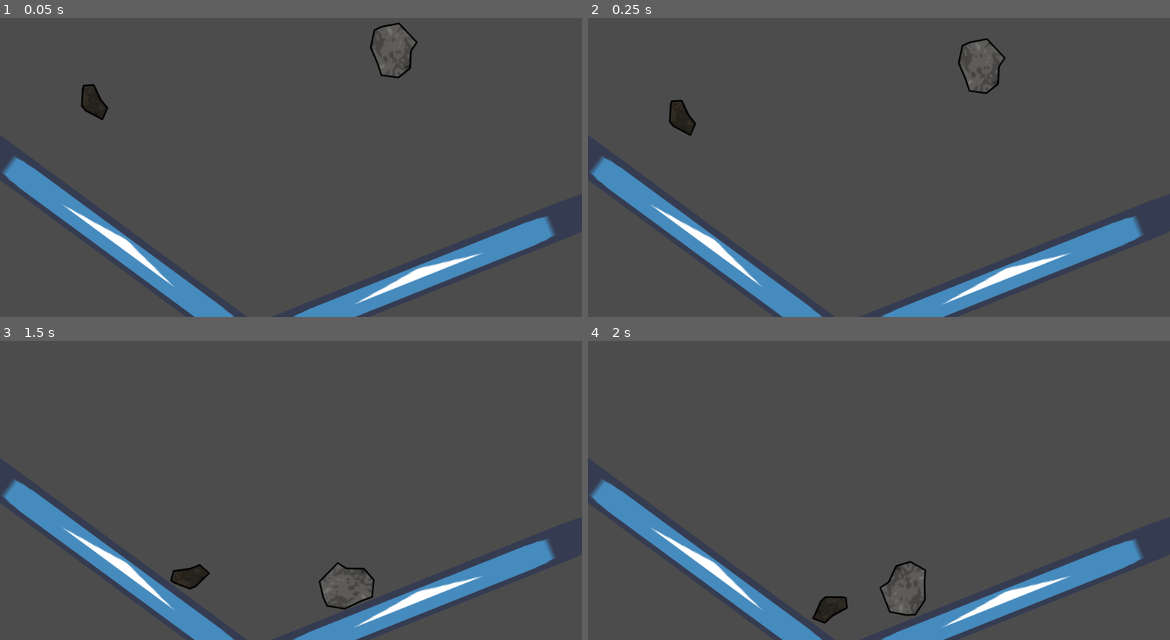
Above: before the commit, frames 1-4 (two rows, left to right).
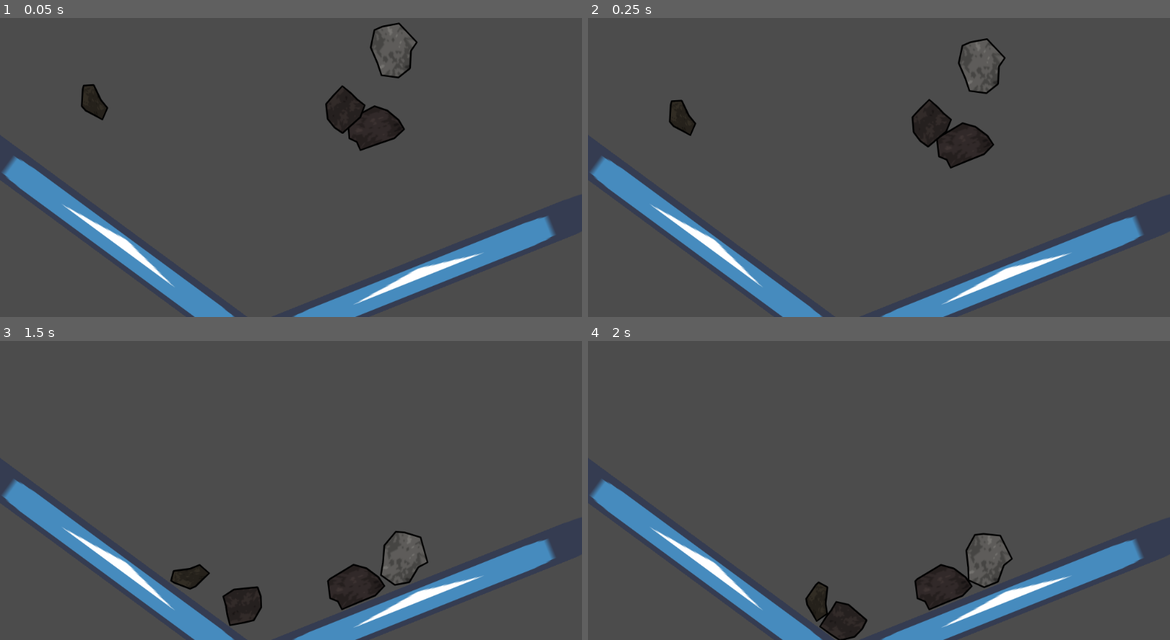
Above: after the commit, the same moments.

Repository: ebrahimebrahim/knock-the-rock
Game: Godot game, scene res://Main.tscn
Two runs of this game, one before a commit and one after it. Both use one fixed random seed, a clock stepped at 60 frames per second and the inputs below. The engine's default icon, where the game draws it, is replaced by a stand-in: a white triangle on a blue panel in a dark square.
Inputs (mouse positions are in pixels of both pictures, inside the frame that each line leads up to):
- Up to frame 1 (0.05 s): no input
- Up to frame 2 (0.25 s): no input
- Up to frame 3 (1.5 s): move the mouse to (419, 451) at 0.52 s; click (419, 451) at 0.67 s; move the mouse to (174, 487) at 1.27 s; click (174, 487) at 1.42 s
- Up to frame 4 (2 s): no input

The runs differ from the first frame. In frame 1, 1.6% of the frame differs, in the area x 55-70%, y 22-45%; in frame 2, 1.7%; in frame 3, 1.9%; in frame 4, 2.4%, in the area x 37-73%, y 64-100%.

Commit message:
rocks now each have their own audio player, and there's a cooldown for each rock knock

Diff:
--- a/ktr/Main.gd
+++ b/ktr/Main.gd
@@ -2,11 +2,9 @@
 
 const Rock = preload("res://Rock.gd")
 
-
 func _ready():
 	randomize()
-	for i in range(2):
+	for _i in range(4):
 		var rock : Rock = Rock.new()
 		add_child(rock)
 		rock.set_position(Vector2(rand_range(100,900),rand_range(0,300)))
-		rock.connect("knock",$AudioStreamPlayer2D,"_on_knock")
--- a/ktr/Main.tscn
+++ b/ktr/Main.tscn
@@ -1,9 +1,7 @@
-[gd_scene load_steps=6 format=2]
+[gd_scene load_steps=4 format=2]
 
 [ext_resource path="res://icon.png" type="Texture" id=1]
 [ext_resource path="res://Main.gd" type="Script" id=2]
-[ext_resource path="res://AudioStreamPlayer2D.gd" type="Script" id=3]
-[ext_resource path="res://sounds/knock01.wav" type="AudioStream" id=4]
 
 [sub_resource type="RectangleShape2D" id=1]
 extents = Vector2( 355.944, 10 )
@@ -35,7 +33,3 @@
 position = Vector2( 208.832, 7.89566 )
 rotation = -0.378736
 shape = SubResource( 1 )
-
-[node name="AudioStreamPlayer2D" type="AudioStreamPlayer2D" parent="."]
-stream = ExtResource( 4 )
-script = ExtResource( 3 )
--- a/ktr/Rock.gd
+++ b/ktr/Rock.gd
@@ -12,6 +12,10 @@
 
 var is_held : bool = false setget set_held
 var local_hold_point : Vector2
+
+var audio : AudioStreamPlayer2D
+var knock_sounds = [preload("res://sounds/knock01.wav"),preload("res://sounds/knock02.wav")]
+var timer : Timer
 
 signal knock(impact_vel,impact_pos,lighter_mass)
 
@@ -38,6 +42,15 @@
 
 	contact_monitor = true
 	contacts_reported = 1
+
+	audio = AudioStreamPlayer2D.new()
+	add_child(audio)
+	audio.set_stream(knock_sounds[rand_range(0,len(knock_sounds))])
+
+	timer = Timer.new()
+	add_child(timer)
+	timer.one_shot = true
+	timer.wait_time = 0.2 # between audio clips
 
 func generate_texture():
 	texture = ImageTexture.new()
@@ -114,13 +127,20 @@
 			# want global_transform.xform(local_hold_point) == event.position
 			position = global_transform.xform(global_transform.xform_inv(event.position) - local_hold_point)
 
-
 func _integrate_forces(state):
 	if state.get_contact_count()!=0:
 		var obj = state.get_contact_collider_object(0)
 		if (not obj is RigidBody2D) or mass <= obj.mass:
 			var impact_vel = abs((state.get_contact_collider_velocity_at_position(0)-linear_velocity).dot(state.get_contact_local_normal(0)))
-			if impact_vel > 100 :
-				print(str((state.get_contact_collider_velocity_at_position(0)-linear_velocity).dot(state.get_contact_local_normal(0)))+"   "+str(linear_velocity.y))
+			if impact_vel > 70 :
+#				print(str((state.get_contact_collider_velocity_at_position(0)-linear_velocity).dot(state.get_contact_local_normal(0)))+"   "+str(linear_velocity.y))
 				var impact_pos = state.get_contact_collider_position(0)
-				emit_signal("knock",impact_vel,impact_pos,mass)
+				knock(impact_vel,impact_pos,mass)
+
+func knock(impact_vel,impact_pos,lighter_mass):
+	if timer.is_stopped():
+		audio.position = impact_pos
+		audio.volume_db = min((impact_vel - 200)/50  -  20 , 18)
+		audio.pitch_scale = exp(-lighter_mass/1864  +  0.941944)
+		audio.play()
+		timer.start()
